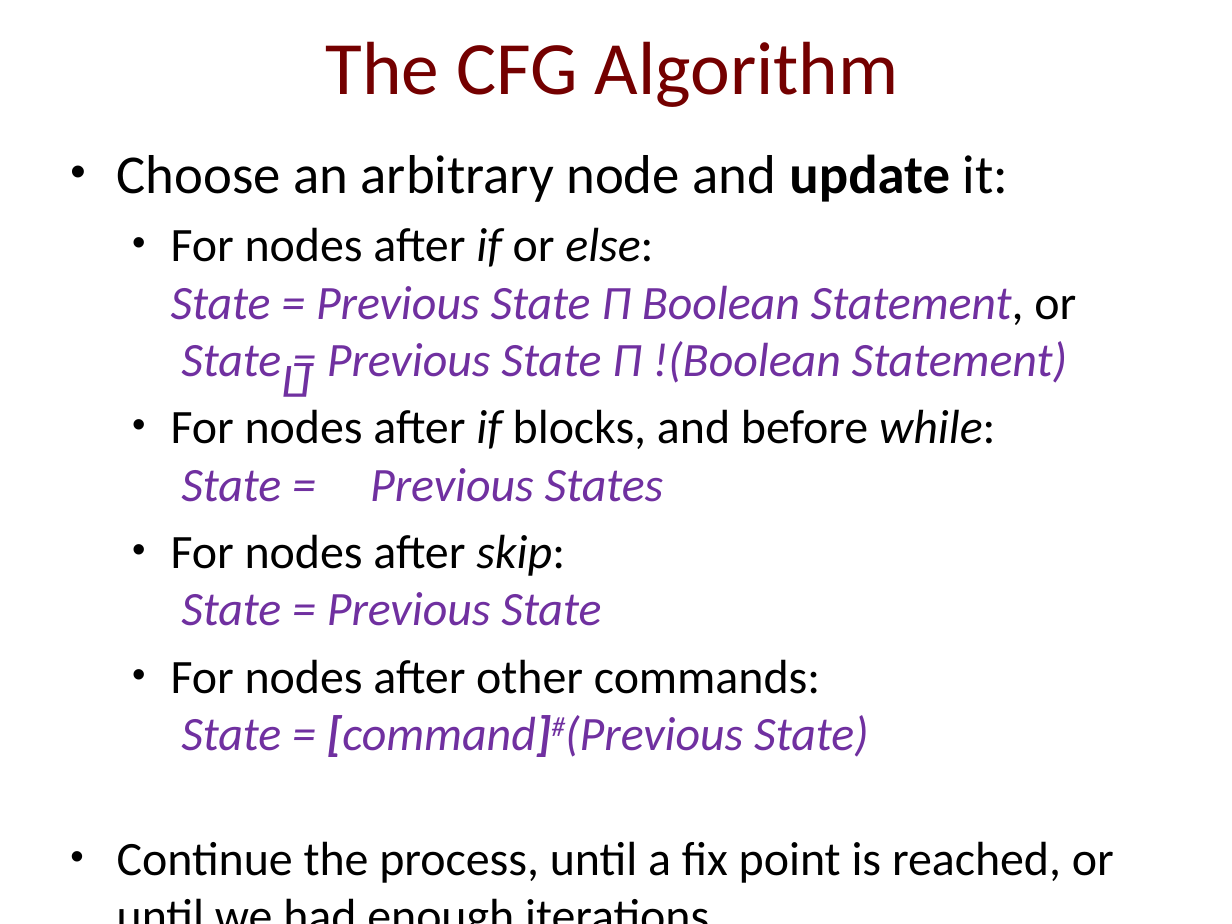
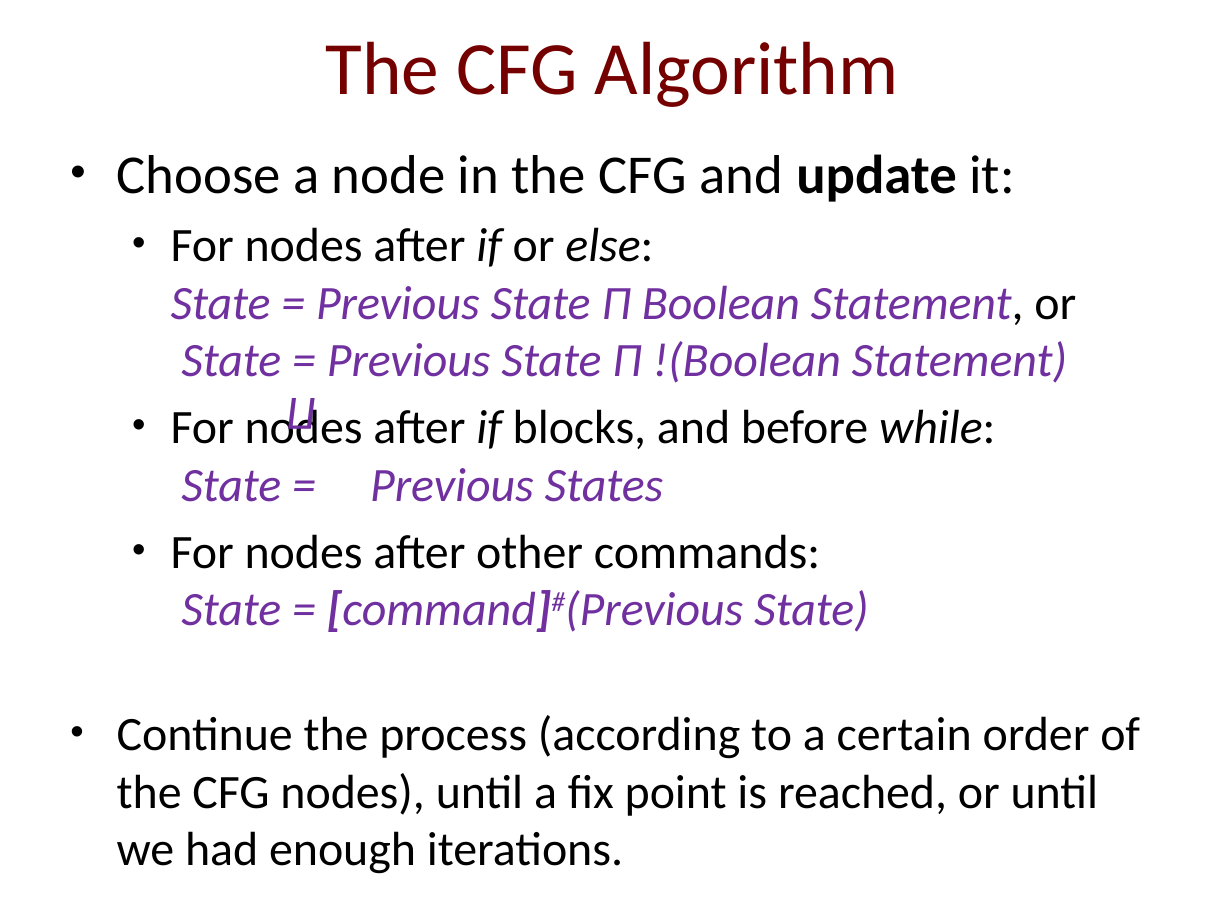
Before and after one commit to IdoBegun/PAAV_Project, a slide deck: slide 6 of Project Presentation.pptx. Drawn at 1232x924 pixels with LibreOffice and Linux fonts; fonts in the diff are those of the drawing; background and template pictures are left out. Boxes give left, top, right and bottom in pixels: in the first picture for what was removed or moved away, otherwise in the second. Text is boxed around its words. In the diff, an @@ line names an element or a change of style, - is before the commit and + after.

```diff
--- a/Project Presentation.pptx
+++ b/Project Presentation.pptx
@@ text at bbox=[117, 154, 1015, 202]: text changed @@
-• Choose an arbitrary node and update it:
+• Choose a node in the CFG and update it:
@@ text "П" rewrapped from bbox=[283, 363, 313, 411] to bbox=[288, 398, 318, 442] @@
@@ text at bbox=[171, 534, 601, 626]: paragraph removed @@
-  • For nodes after skip:
-    State = Previous State
@@ text at bbox=[117, 715, 1140, 874]: text changed @@
-• Continue the process, until a fix point is reached, or until we had enough iterations
+• Continue the process (according to a certain order of the CFG nodes), until a fix point is reached, or until we had enough iterations.
```
Also in this commit, not shown: 11 other slides changed, 1 slide added.
